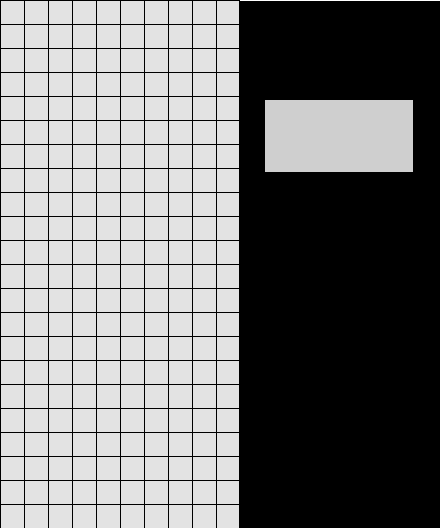
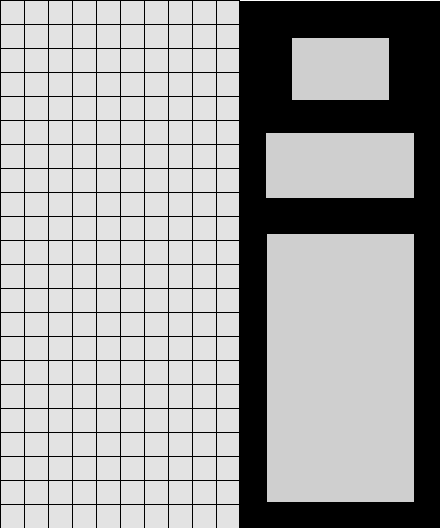
Before/after of a 440 x 528 layered artwork. What changed in the layer stack:
added layer "Inklistrat lager" above "Lager #2" over [266, 133, 414, 198]
added layer "Lager #2" above "Lager #1" over [267, 234, 414, 502]
added layer "Lager #1" above "Lager" over [292, 38, 389, 100]
painted on "Lager" over [265, 100, 413, 172]
